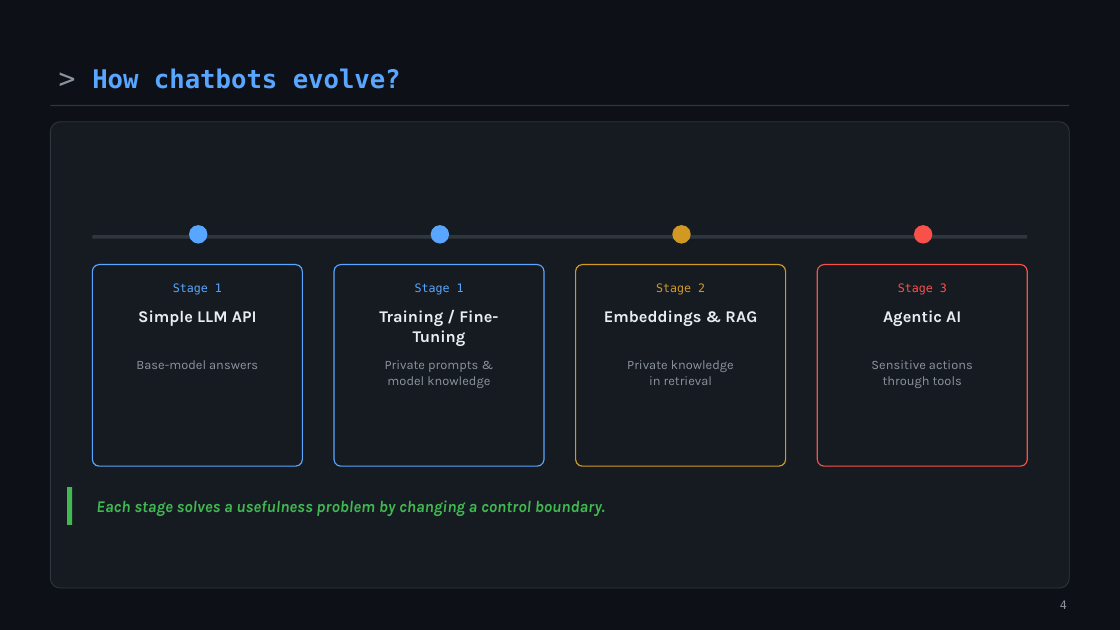
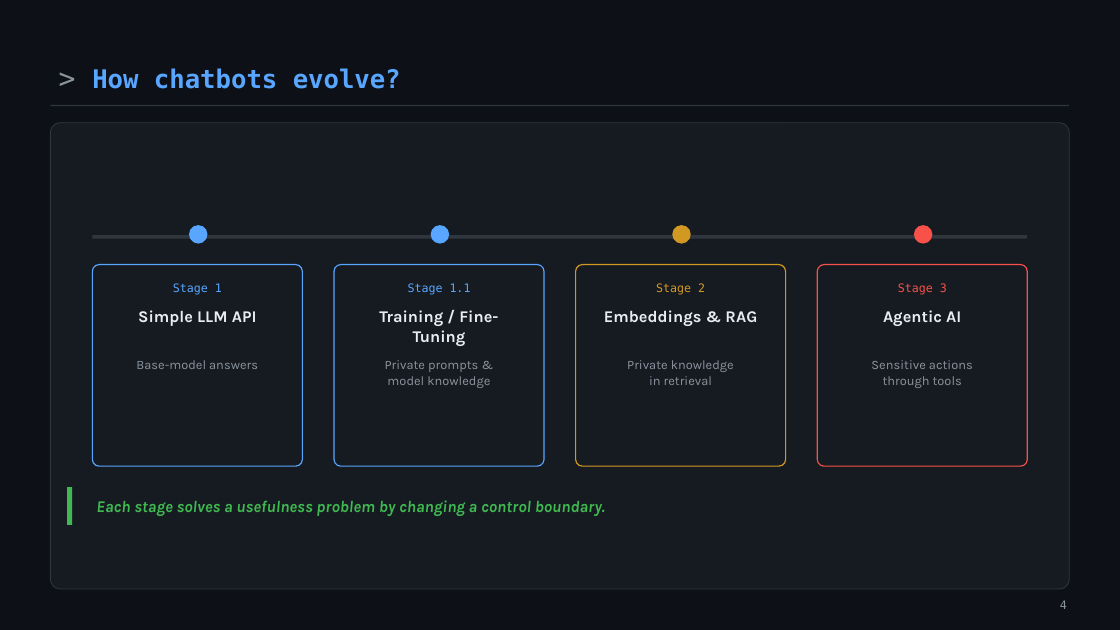
Before and after one commit to ivanvagunin/techtalks, a slide deck: slide 6 of ECS2026/chatbot-tm.pptx. Drawn at 1120x630 pixels with LibreOffice and Linux fonts; fonts in the diff are those of the drawing. Boxes give left, top, right and bottom in pixels: in the first picture for what was removed or moved away, otherwise in the second. Text is boxed around its words. In the diff, an @@ line names an element or a change of style, - is before the commit and + after.

```diff
--- a/ECS2026/chatbot-tm.pptx
+++ b/ECS2026/chatbot-tm.pptx
@@ text at (408, 283, 471, 295): text changed @@
-Stage 1
+Stage 1.1
```
Also in this commit, not shown: 10 other slides changed, 1 other file.
